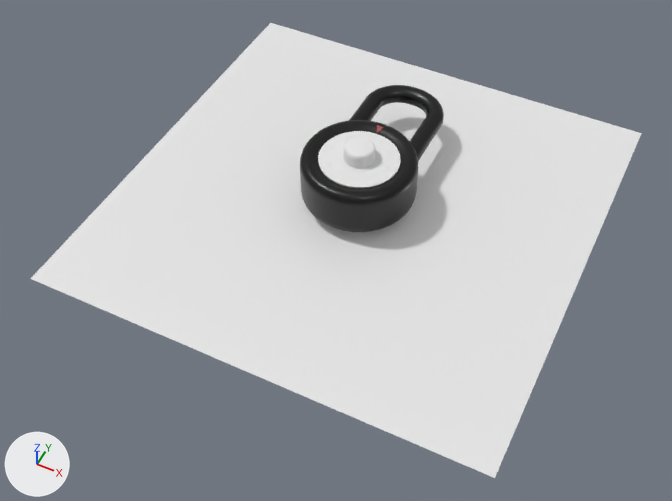
A saved change to the COLLADA model lock.dae.
Camera for both pictures: a camera (50 mm lens) standing at (2.41, -5.26, 5.51) and looking at (0.04, -0.52, -0.42). The lights are fixed; the arrows at lower left show +X, +Y and +Z. Where no turn or scale is listed for an object, it has been applied to the vertices.

Objects in the first picture: 'Plane', 'Sweep', 'base', 'button'.
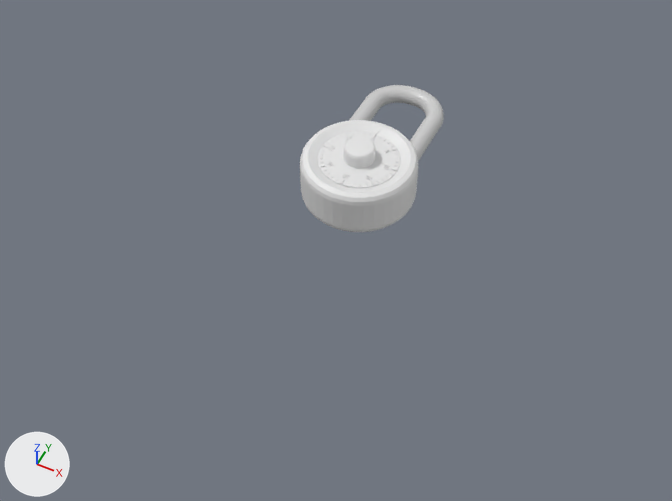
Location of each change, [x1, y1, x2, y2] in pixels of the pictures (672 x 501 px):
'Plane', deleted: before [31, 23, 642, 478]
'base', recoloured (black to white): [300, 120, 419, 232] in both
'Sweep', recoloured (black to grey): [349, 85, 444, 161] in both

What changed in the scene script:
```text
Add mat_mat_3:
    mat_mat_3 = principled_material('Mat.3')
    mat_mat_3.base_color = (0.621, 0.621, 0.621)  # light grey #cfcfcf
    mat_mat_3.roughness = 0.36
Change me_sweep:
    where me_sweep.from_pydata(...)  # 2040 vertices, 3944 faces; spans x -0.41..0.35, y -0.22..1.31, z -0.08..0.08
    remove me_sweep.materials.append(mat_silver___macro_scratches)  # black #000000
    add me_sweep.materials.append(mat_mat_3)  # light grey #cfcfcf
Change me_base:
    where me_base.from_pydata(...)  # 1190 vertices, 2376 faces; spans x -0.5..0.5, y -0.502..0.502, z -0.237..0.225
    remove me_base.materials.append(mat_silver___macro_scratches)  # black #000000
Remove ob_plane:
    ob_plane = bpy.data.objects.new('Plane', me_plane)
    ob_plane.location = (0.0, 0.0, -0.31)
```
